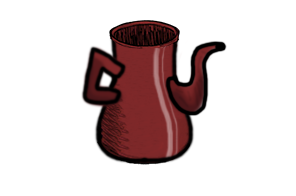
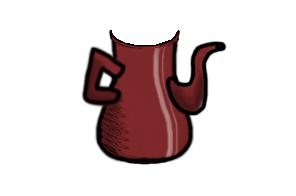
Revision of a layered 296×196 image; what changed, layer by layer:
added group "portable_pot-2" with 1 layers above "portable_pot" over [112,30,178,45]
added layer "레이어 1 사본" (1st of 2, in "portable_pot-2") in group "portable_pot-2" over [112,30,178,45]
hid group "portable_pot" (8 layers) over [110,20,179,45]
